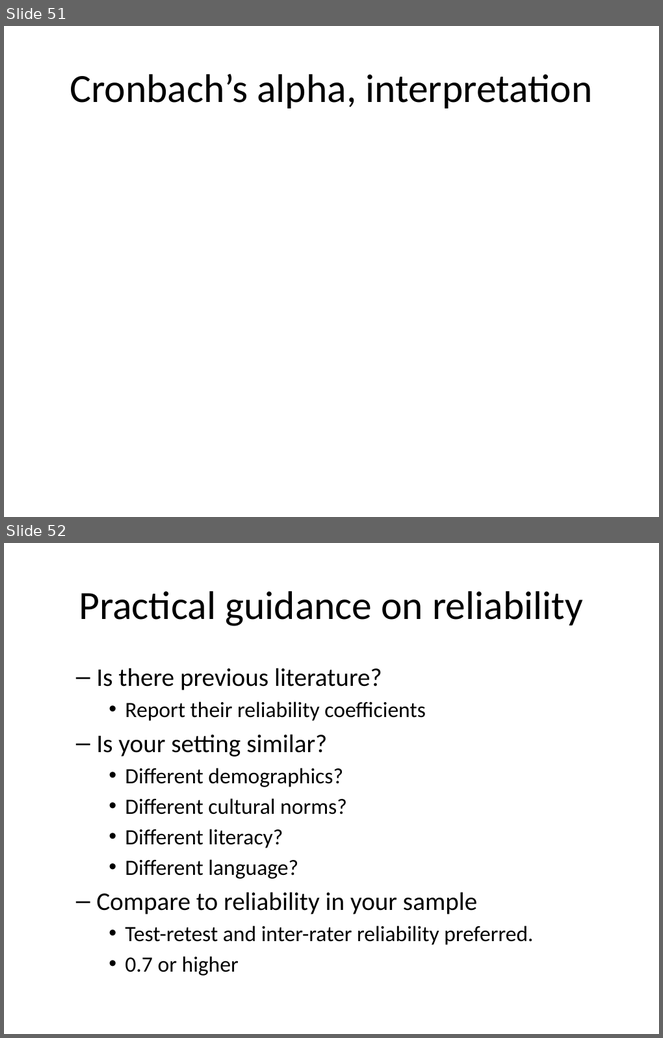
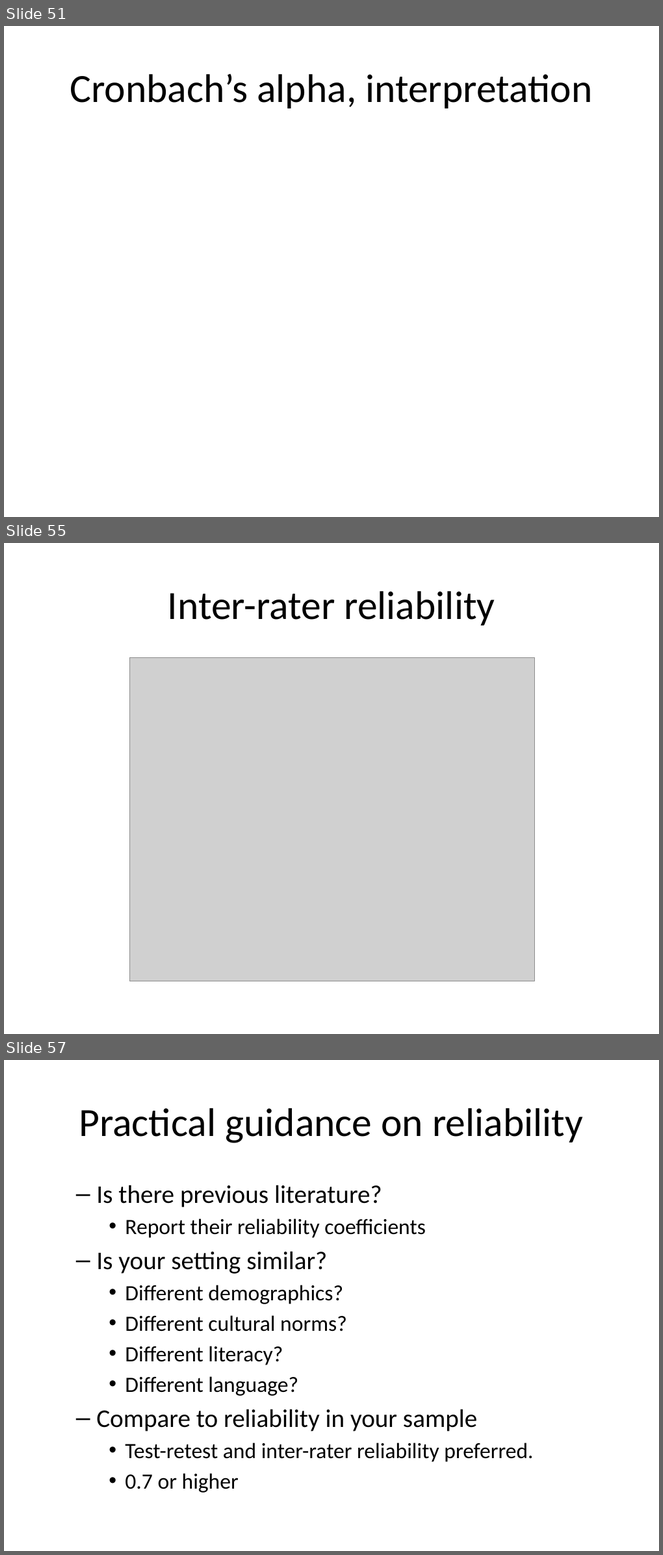
Before and after one commit to pmean/classes, a slide deck: clinical-research-methodology/results/video09-slides-and-speaker-notes.pptx. Shown one above the other, each under a label of ours: slides 51 and 52 before the commit, slides 51, 55 and 57 after it; the slides between them are not shown. The pictures are 663x1038 and 663x1555 pixels, drawn with LibreOffice and Linux fonts; fonts in the diff are those of the drawing; grey boxes stand for pictures. Boxes give left, top, right and bottom in pixels: in the first picture for what was removed or moved away, otherwise in the second. Text is boxed around its words. In the diff, an @@ line names an element or a change of style, - is before the commit and + after.

```diff
--- a/clinical-research-methodology/results/video09-slides-and-speaker-notes.pptx
+++ b/clinical-research-methodology/results/video09-slides-and-speaker-notes.pptx
@@ slide 55 added at [4, 543, 659, 1034], background #FFFFFF @@
@@ title added at [168, 591, 495, 626], 44 pt, text #000000 @@
+Inter-rater reliability
@@ picture added at [130, 657, 534, 981] @@
@@ what was slide 52 is now slide 57 @@
```
Also in this commit, not shown: 3 slides changed, 4 other slides added, 9 other files.
